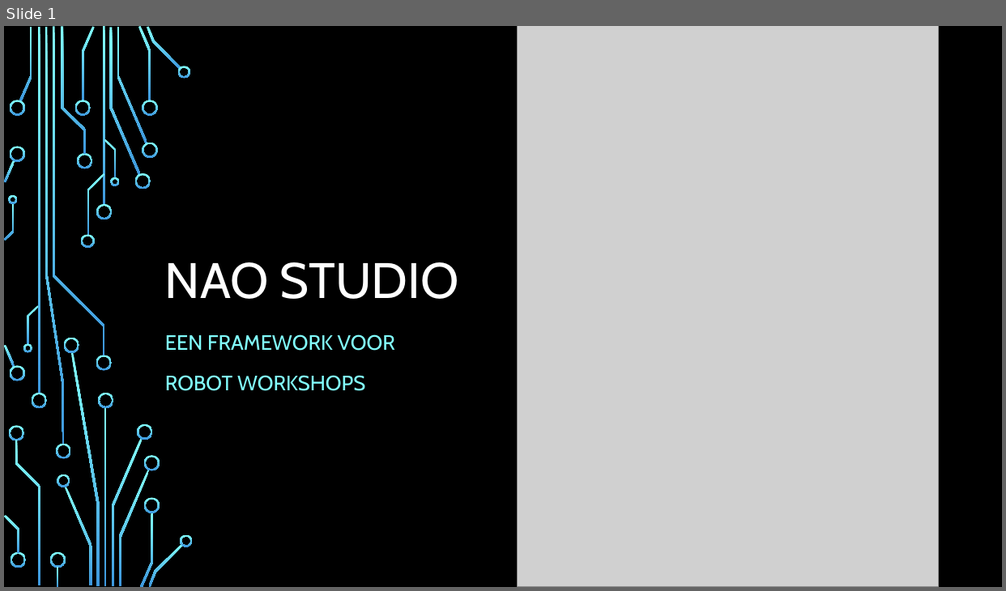
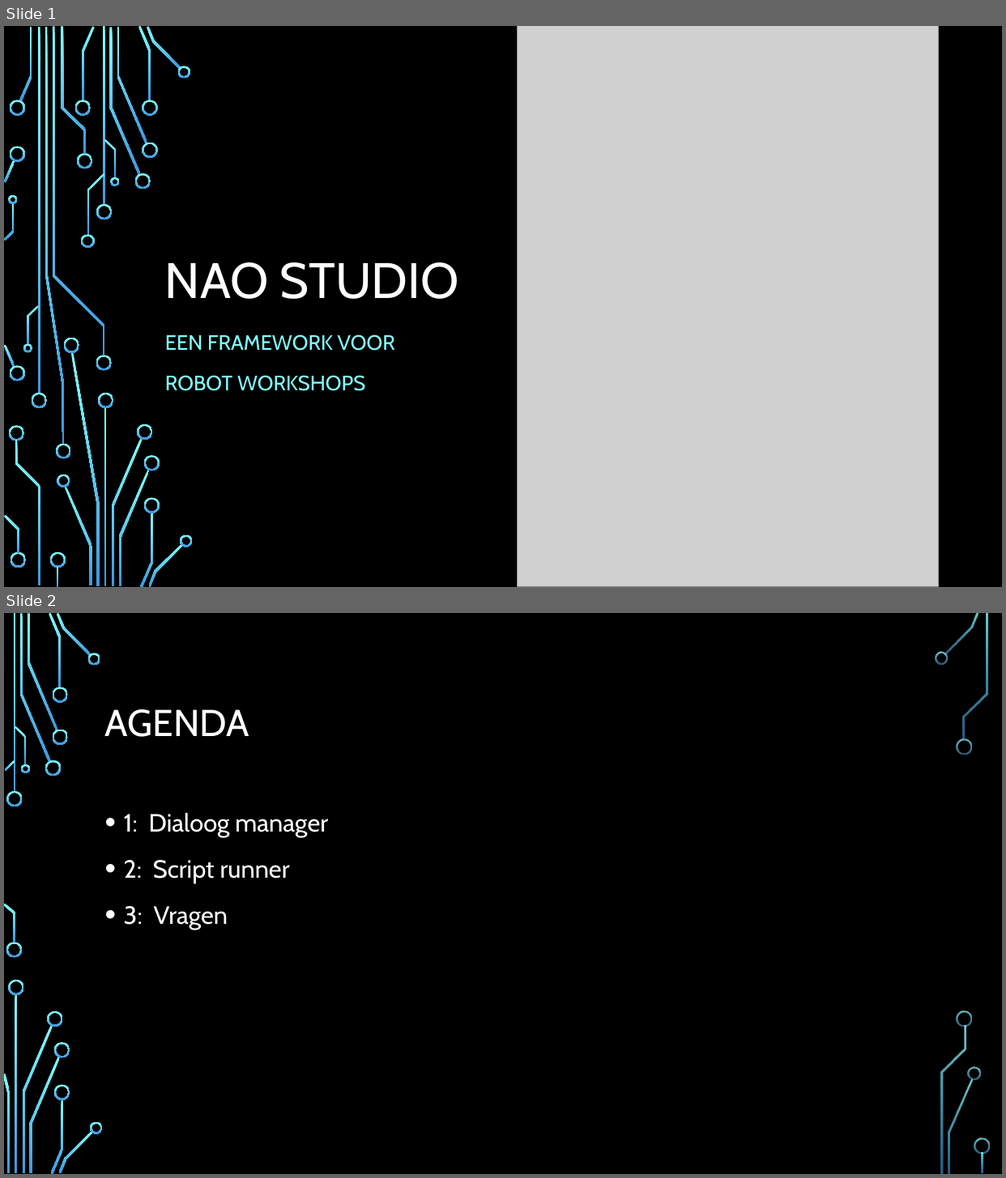
Before and after one commit to frankugh/nao_control, a slide deck: py3_script_runner/assets/presentations/Demo NAO Studio.pptx. Shown one above the other, each under a label of ours: slide 1 before the commit, slides 1 and 2 after it. The pictures are 1006x591 and 1006x1178 pixels, drawn with LibreOffice and Linux fonts; fonts in the diff are those of the drawing; grey boxes stand for pictures; background and template pictures are left out. Boxes give left, top, right and bottom in pixels: in the first picture for what was removed or moved away, otherwise in the second. Text is boxed around its words. In the diff, an @@ line names an element or a change of style, - is before the commit and + after.

```diff
--- a/py3_script_runner/assets/presentations/Demo NAO Studio.pptx
+++ b/py3_script_runner/assets/presentations/Demo NAO Studio.pptx
@@ slide 2 added at [4,613,1002,1174], background picture (left out) @@
@@ title added at [105,709,250,737], 36 pt, text #FFFFFF @@
+AGENDA
@@ text added at [124,813,328,930], 24 pt, text #FFFFFF @@
+• 1: Dialoog manager
+• 2: Script runner
+• 3: Vragen
@@ group added at [4,613,990,1174]: 33 freeform shapes, 3 rectangles @@
```
Also in this commit, not shown: 1 other slide added, 1 slide removed, 27 other files.
